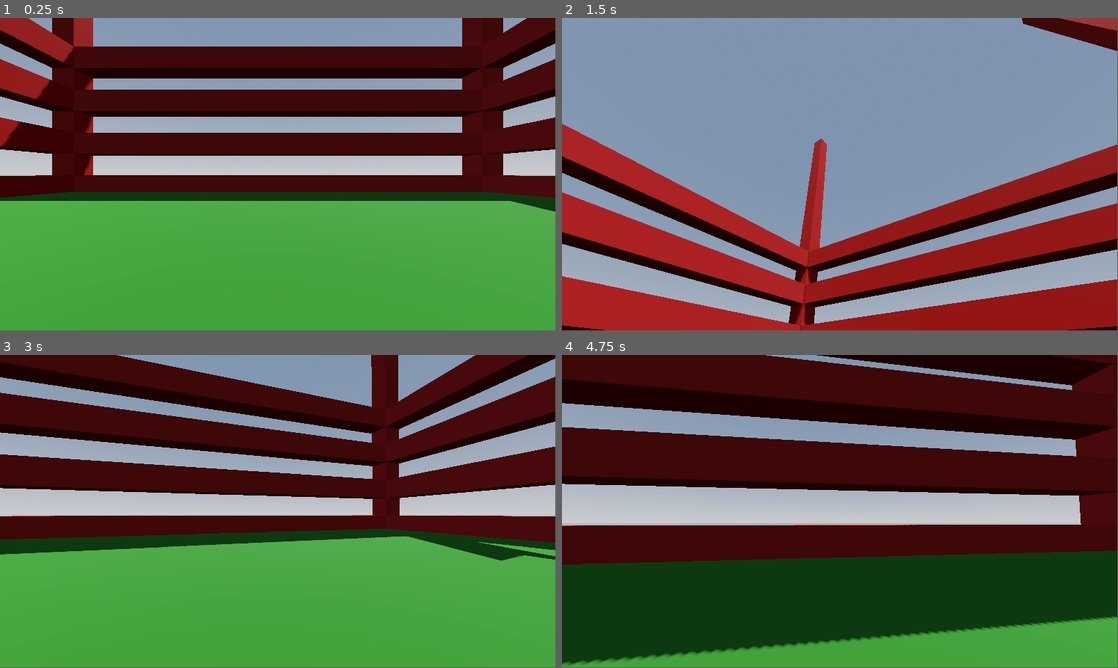
Above: before the commit, frames 1-4 (two rows, left to right).
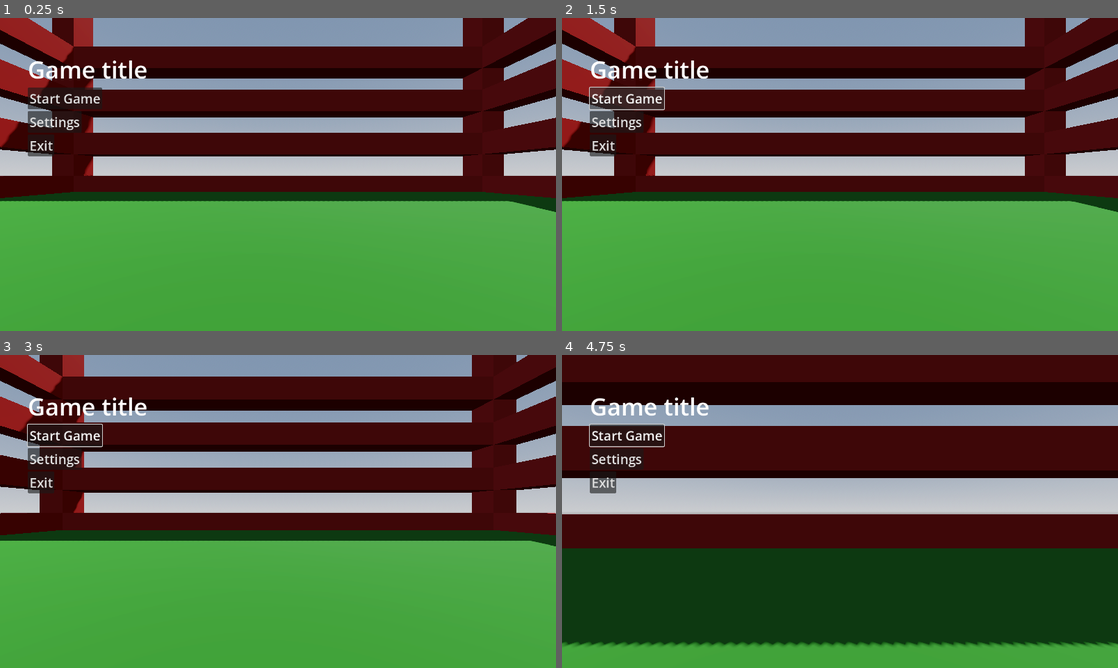
Above: after the commit, the same moments.

Repository: Hiobos/Godot1
Game: Godot game, scene res://node_3d.tscn
Two runs of this game, one before a commit and one after it. Both use one fixed random seed, a clock stepped at 60 frames per second and the inputs below.
Inputs (mouse positions are in pixels of both pictures, inside the frame that each line leads up to):
- Up to frame 1 (0.25 s): no input
- Up to frame 2 (1.5 s): click (617, 121) at 0.5 s, where only the run after the commit has a clickable "Settings"; click (628, 99) at 1.25 s, where only the run after the commit has a clickable "Start Game"
- Up to frame 3 (3 s): click (66, 436) at 2 s, where only the run after the commit has a clickable "Start Game"; tap Enter at 2.75 s; move the mouse to (305, 508) at 2.77 s; hold W (move_forward) from 2.78 s (still down); tap Shift (Sprint) at 2.85 s
- Up to frame 4 (4.75 s): keep holding W (move_forward); tap Space (jump) at 3.02, 3.77 s; move the mouse to (812, 511) at 3.52 s; tap Shift (Sprint) at 3.6, 4.35 s; move the mouse to (851, 505) at 4.27 s
In our replay, the window is 799x449 before the commit and 800x450 after it. These sizes can differ from the game's own. Grey fills any space a smaller window leaves; there, only what the larger window draws over its background counts as a difference.

The runs differ from the first frame. In frame 1, 2.4% of the frame differs, in the area x 0-100%, y 0-62%; in frame 2, 90%, in the area x 0-100%, y 0-100%; in frame 3, 27%; in frame 4, 36%.

Commit message:
trying to make a menu

Diff:
--- a/new-game-project/node_3d.tscn
+++ b/new-game-project/node_3d.tscn
@@ -40,7 +40,7 @@
 [sub_resource type="ConvexPolygonShape3D" id="ConvexPolygonShape3D_a202f"]
 points = PackedVector3Array(-0.125207, -0.532801, -0.480507, 0.0227831, 0.47607, 0.498884, 0.169713, 0.559144, 0.464172 …(924 unchanged characters)…
 
-[node name="Node3D" type="Node3D"]
+[node name="3D_Level" type="Node3D"]
 
 [node name="DirectionalLight3D" type="DirectionalLight3D" parent="."]
 transform = Transform3D(-0.866023, -0.433016, 0.250001, 0, 0.499998, 0.866027, -0.500003, 0.749999, -0.43301, 0, 0, 0)
@@ -307,3 +307,50 @@
 transform = Transform3D(1, 0, 0, 0, 1, 0, 0, 0, 1, 0, 1.2634, 0)
 
 [node name="Camera3D" type="Camera3D" parent="Player/head"]
+
+[node name="Control" type="Control" parent="."]
+layout_mode = 3
+anchors_preset = 15
+anchor_right = 1.0
+anchor_bottom = 1.0
+grow_horizontal = 2
+grow_vertical = 2
+
+[node name="MarginContainer" type="MarginContainer" parent="Control"]
+layout_mode = 1
+anchors_preset = 15
+anchor_right = 1.0
+anchor_bottom = 1.0
+grow_horizontal = 2
+grow_vertical = 2
+theme_override_constants/margin_left = 64
+theme_override_constants/margin_top = 80
+theme_override_constants/margin_right = 64
+theme_override_constants/margin_bottom = 80
+
+[node name="VBoxContainer" type="VBoxContainer" parent="Control/MarginContainer"]
+layout_mode = 2
+
+[node name="Title_label" type="Label" parent="Control/MarginContainer/VBoxContainer"]
+layout_mode = 2
+size_flags_horizontal = 0
+theme_override_font_sizes/font_size = 55
+text = "Game title"
+
+[node name="Start_Game_btn" type="Button" parent="Control/MarginContainer/VBoxContainer"]
+layout_mode = 2
+size_flags_horizontal = 0
+theme_override_font_sizes/font_size = 30
+text = "Start Game"
+
+[node name="Settings_btn" type="Button" parent="Control/MarginContainer/VBoxContainer"]
+layout_mode = 2
+size_flags_horizontal = 0
+theme_override_font_sizes/font_size = 30
+text = "Settings"
+
+[node name="Exit_btn" type="Button" parent="Control/MarginContainer/VBoxContainer"]
+layout_mode = 2
+size_flags_horizontal = 0
+theme_override_font_sizes/font_size = 30
+text = "Exit"
--- a/new-game-project/project.godot
+++ b/new-game-project/project.godot
@@ -19,6 +19,8 @@
 
 [display]
 
+window/size/viewport_width=1280
+window/size/viewport_height=720
 window/size/mode=3
 
 [input]
